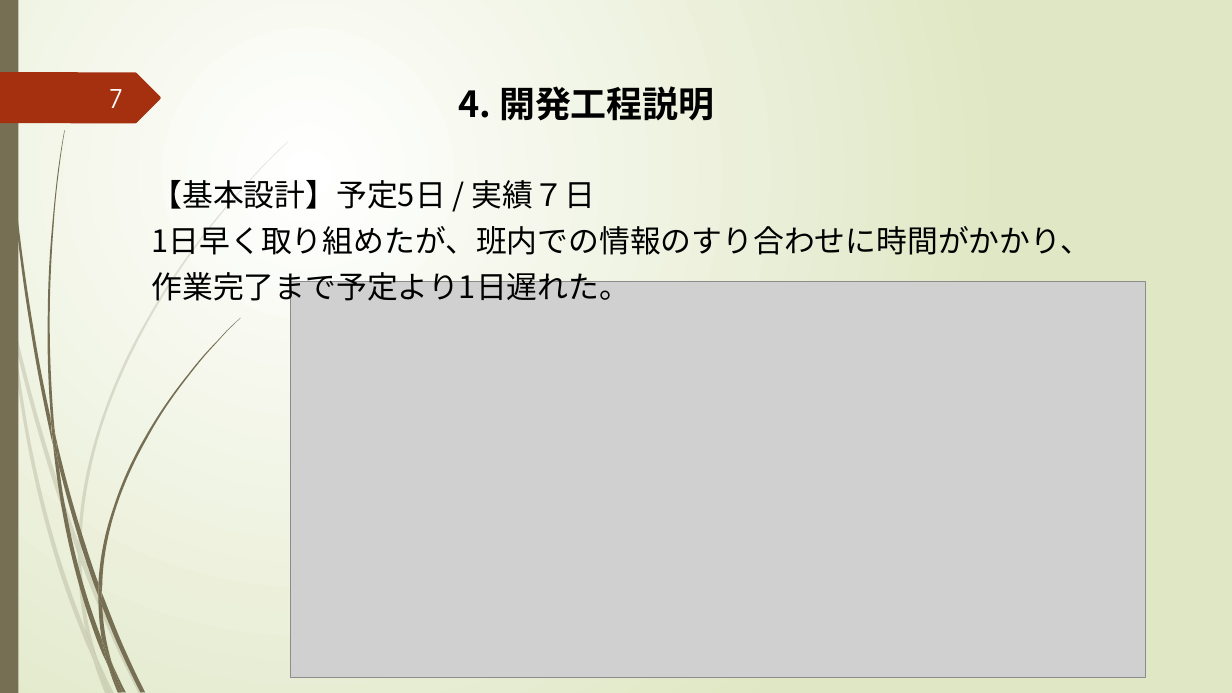
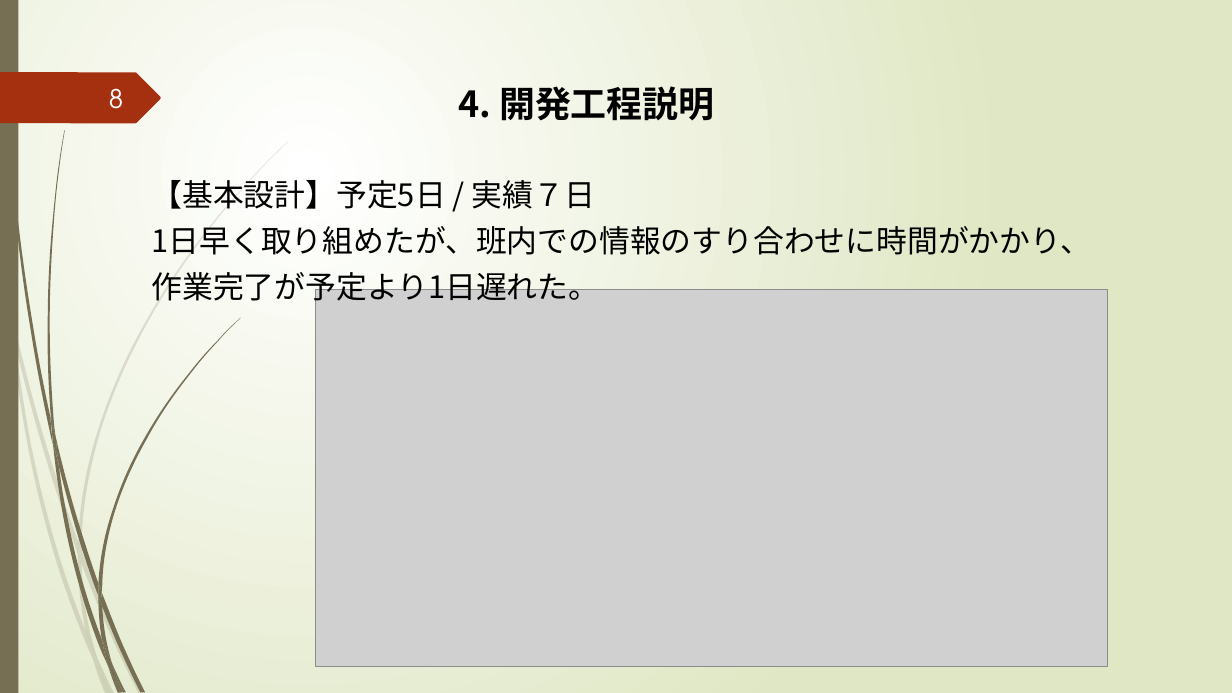
Before and after one commit to k-kuru/team_develop, a slide deck: slide 8 of 05_チーム開発演習_発表会資料/05_チーム開発演習_発表会資料_チーム3.pptx (slide 7 before the commit). Drawn at 1232x693 pixels with LibreOffice and Linux fonts; fonts in the diff are those of the drawing; grey boxes stand for pictures. Boxes give left, top, right and bottom in pixels: in the first picture for what was removed or moved away, otherwise in the second. Text is boxed around its words. In the diff, an @@ line names an element or a change of style, - is before the commit and + after.

```diff
--- a/05_チーム開発演習_発表会資料/05_チーム開発演習_発表会資料_チーム3.pptx
+++ b/05_チーム開発演習_発表会資料/05_チーム開発演習_発表会資料_チーム3.pptx
@@ page number at [109,88,123,109]: text changed @@
-7
+8
@@ text at [152,272,600,307]: text changed @@
-作業完了まで予定より1日遅れた。
+作業完了が予定より1日遅れた。
@@ picture: place and size @@
-picture at [290,282,1145,677]
+picture at [315,289,1108,666]
```
Also in this commit, not shown: 5 other slides changed, 2 slides added, 1 slide removed.
